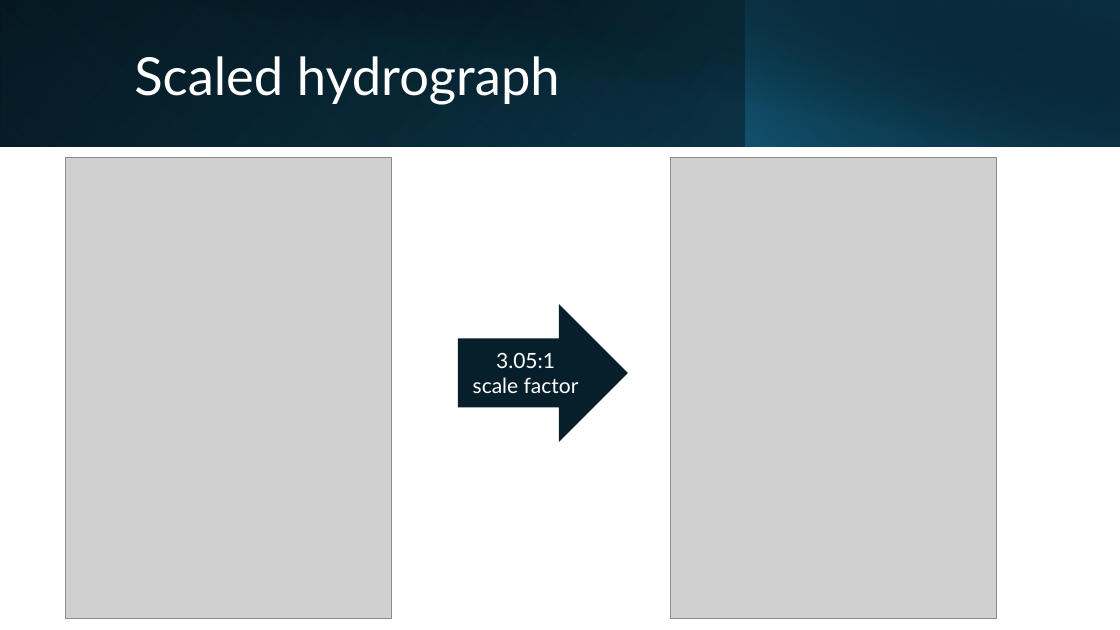
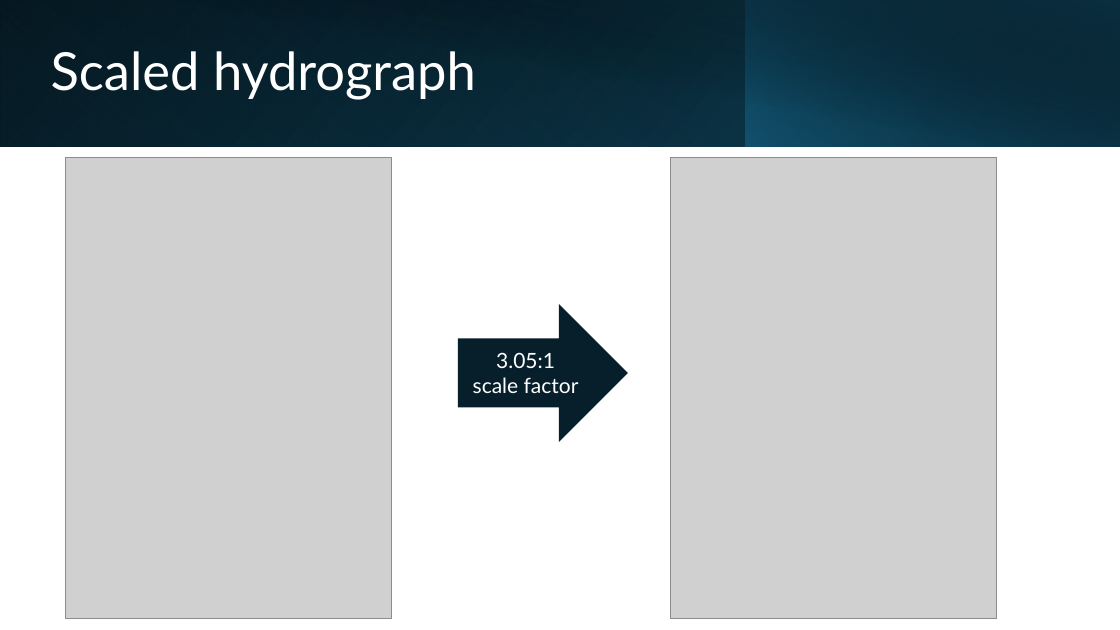
Before and after one commit to clairewang23/hre-model, a slide deck: slide 9 of Presentations/HRE culvert scale model.pptx (slide 7 before the commit). Drawn at 1120x630 pixels with LibreOffice and Linux fonts; fonts in the diff are those of the drawing; grey boxes stand for pictures. Boxes give left, top, right and bottom in pixels: in the first picture for what was removed or moved away, otherwise in the second. Text is boxed around its words. In the diff, an @@ line names an element or a change of style, - is before the commit and + after.

```diff
--- a/Presentations/HRE culvert scale model.pptx
+++ b/Presentations/HRE culvert scale model.pptx
@@ title "Scaled hydrograph": place and size @@
-title "Scaled hydrograph" at (134,56,560,105)
+title "Scaled hydrograph" at (51,51,476,99)
```
Also in this commit, not shown: 6 other slides changed, 3 slides added, 5 other files.
